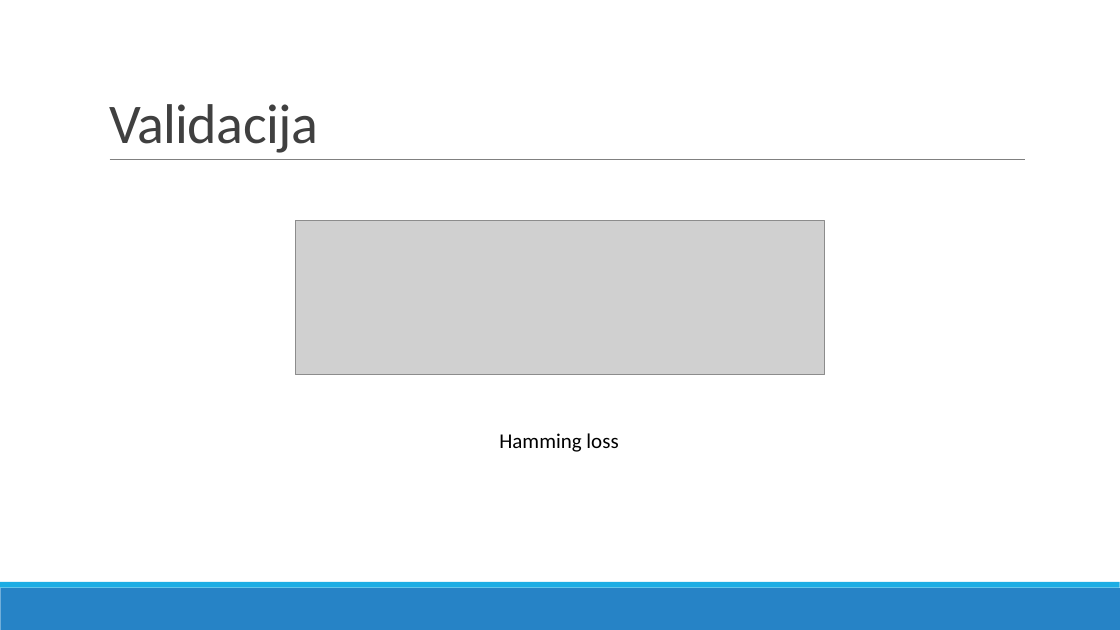
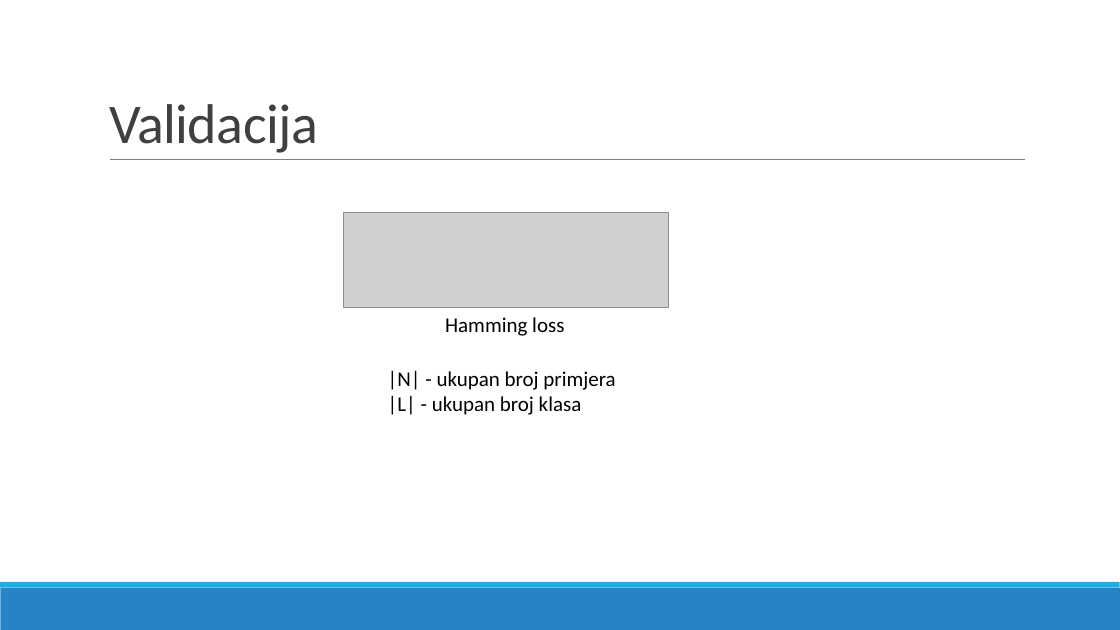
Before and after one commit to dzijo/imdb-genre-classification, a slide deck: slide 18 of Prezentacija/IMDb genre classification.pptx (slide 13 before the commit). Drawn at 1120x630 pixels with LibreOffice and Linux fonts; fonts in the diff are those of the drawing; grey boxes stand for pictures. Boxes give left, top, right and bottom in pixels: in the first picture for what was removed or moved away, otherwise in the second. Text is boxed around its words. In the diff, an @@ line names an element or a change of style, - is before the commit and + after.

```diff
--- a/Prezentacija/IMDb genre classification.pptx
+++ b/Prezentacija/IMDb genre classification.pptx
@@ picture: place and size @@
-picture at [295, 221, 825, 376]
+picture at [344, 213, 668, 307]
@@ text "Hamming loss": place and size @@
-text "Hamming loss" at [499, 433, 618, 452]
+text "Hamming loss" at [445, 317, 564, 336]
@@ text added at [388, 370, 615, 415], 18 pt, text #000000 @@
+|N| - ukupan broj primjera
+|L| - ukupan broj klasa
```
Also in this commit, not shown: 2 other slides changed, 9 slides added, 4 slides removed.
